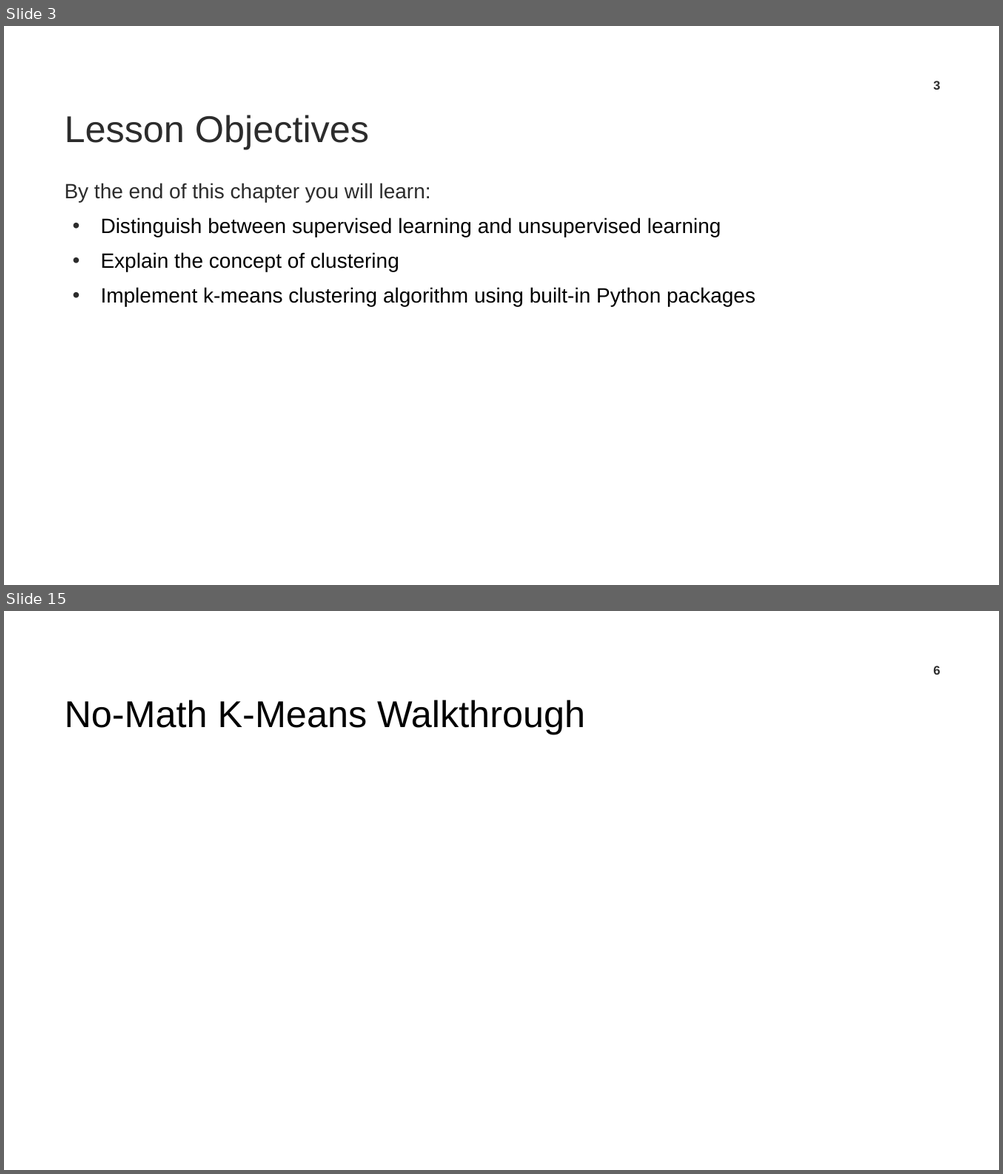
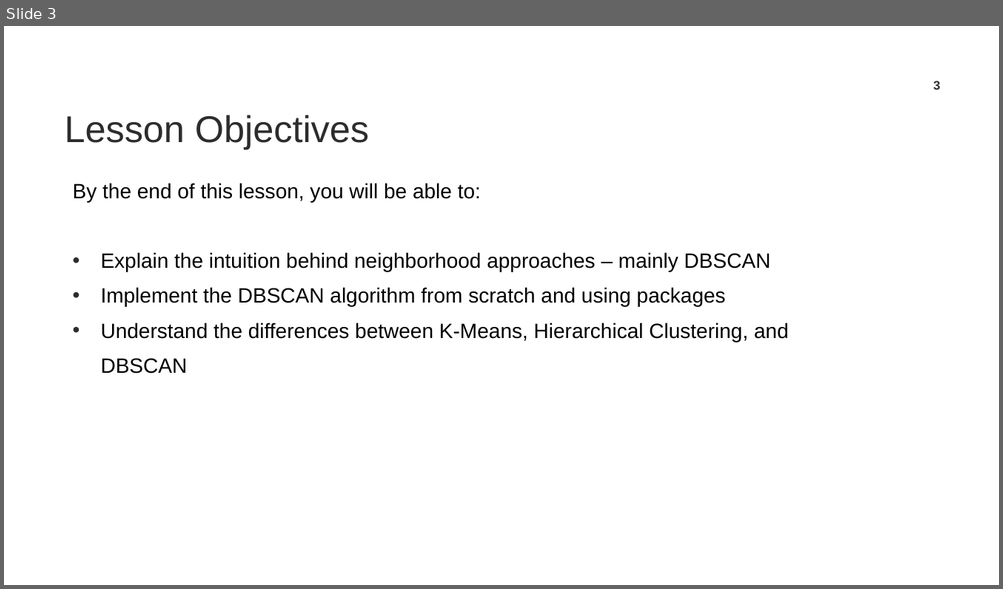
Before and after one commit to TrainingByPackt/Applied-Unsupervised-Learning-with-Python, a slide deck: CH3/C12626_03_Chris_FirstDraft.pptx. Shown one above the other, each under a label of ours: slides 3 and 15 before the commit, slide 3 after it; the slides between them are not shown. The pictures are 1003x1174 and 1003x589 pixels, drawn with LibreOffice and Linux fonts; fonts in the diff are those of the drawing; background and template pictures are left out. Boxes give left, top, right and bottom in pixels: in the first picture for what was removed or moved away, otherwise in the second. Text is boxed around its words. In the diff, an @@ line names an element or a change of style, - is before the commit and + after.

```diff
--- a/CH3/C12626_03_Chris_FirstDraft.pptx
+++ b/CH3/C12626_03_Chris_FirstDraft.pptx
@@ slide 15 removed at <box>4,611,999,1170</box>, background #FFFFFF @@
@@ text removed at <box>933,666,939,675</box> @@
-6
@@ text removed at <box>65,700,585,735</box> @@
-No-Math K-Means Walkthrough
@@ slide 3 changed as well @@
@@ text at <box>73,183,788,374</box>: text changed @@
-By the end of this chapter you will learn:
-• Distinguish between supervised learning and unsupervised learning
-• Explain the concept of clustering
-• Implement k-means clustering algorithm using built-in Python packages
+By the end of this lesson, you will be able to:
+• Explain the intuition behind neighborhood approaches – mainly DBSCAN
+• Implement the DBSCAN algorithm from scratch and using packages
+• Understand the differences between K-Means, Hierarchical Clustering, and DBSCAN
```
Also in this commit, not shown: 12 other slides changed, 9 slides added, 6 other slides removed, 1 other file.
